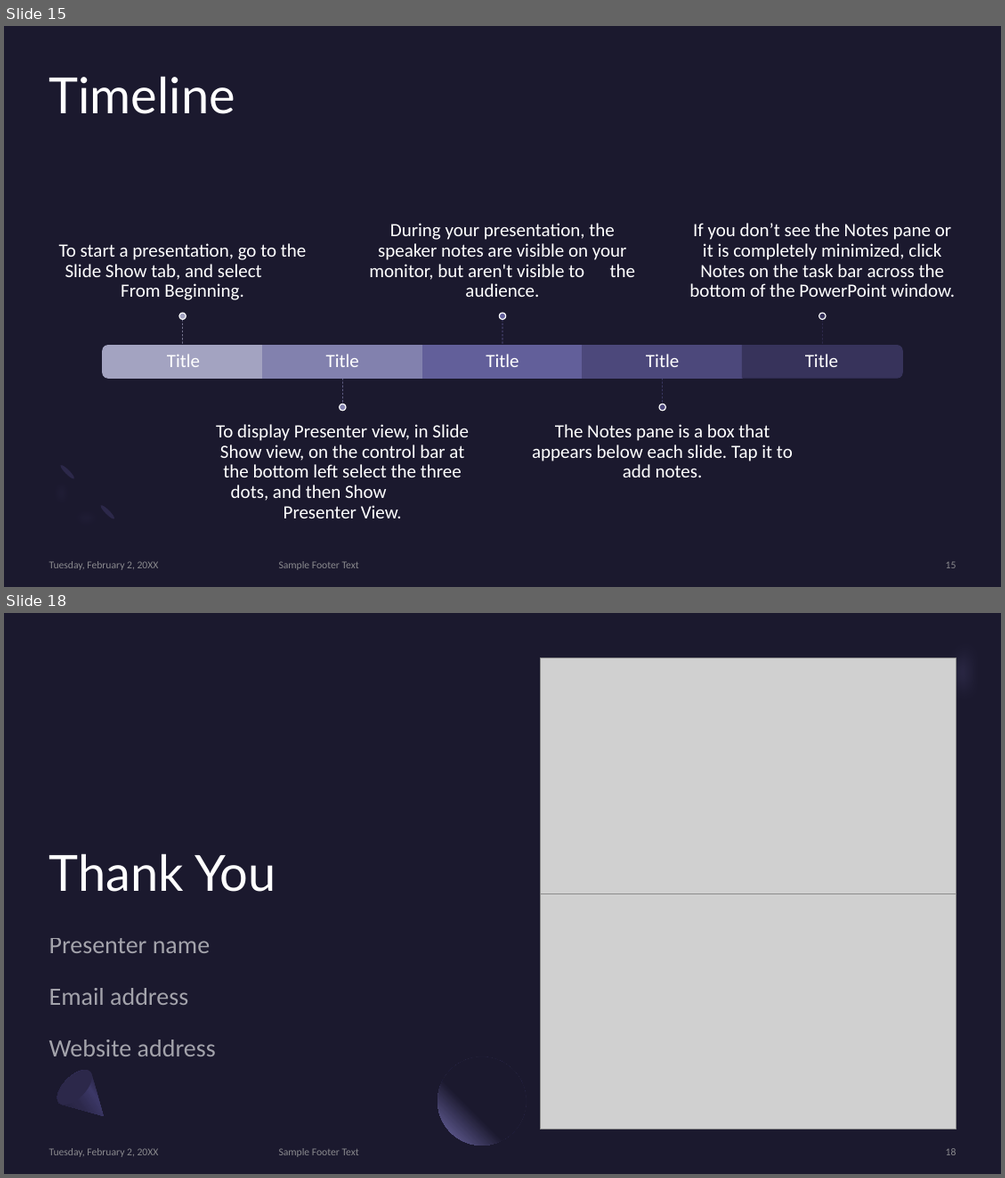
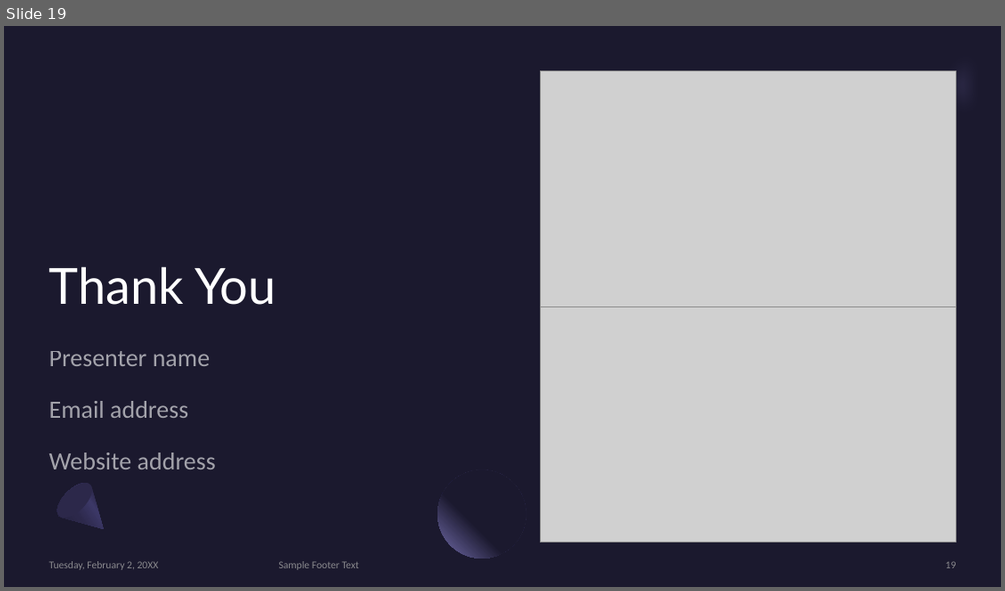
Before and after one commit to Three97/UnitTestingPresentation, a slide deck: PowerPoint/UnitTestingInCSharp.pptx. Shown one above the other, each under a label of ours: slides 15 and 18 before the commit, slide 19 after it; the slides between them are not shown. The pictures are 1005x1178 and 1005x591 pixels, drawn with LibreOffice and Linux fonts; fonts in the diff are those of the drawing; grey boxes stand for pictures. Boxes give left, top, right and bottom in pixels: in the first picture for what was removed or moved away, otherwise in the second. Text is boxed around its words. In the diff, an @@ line names an element or a change of style, - is before the commit and + after.

```diff
--- a/PowerPoint/UnitTestingInCSharp.pptx
+++ b/PowerPoint/UnitTestingInCSharp.pptx
@@ slide 15 removed at (4, 26, 1001, 587), background #1B192E @@
@@ title removed at (49, 76, 235, 114) @@
-Timeline
@@ group removed at (59, 223, 955, 518): 10 texts, 5 lines, 5 ellipses, 3 rectangles, 2 round same rects @@
-Title
-To start a presentation, go to the Slide Show tab, and select From Beginning.
-Title
-To display Presenter view, in Slide Show view, on the control bar at the bottom left select the three dots, and then Show Presenter View.
-Title
-During your presentation, the speaker notes are visible on your monitor, but aren't visible to the audience.
-Title
-The Notes pane is a box that appears below each slide. Tap it to add notes.
-Title
-If you don’t see the Notes pane or it is completely minimized, click Notes on the task bar across the bottom of the PowerPoint window.
@@ freeform shape removed at (33, 461, 117, 545) @@
@@ ellipse removed at (59, 463, 76, 480) @@
@@ ellipse removed at (98, 504, 115, 521) @@
@@ text removed at (49, 561, 159, 570) @@
-Tuesday, February 2, 20XX
@@ text removed at (279, 561, 359, 570) @@
-Sample Footer Text
@@ page number removed at (946, 561, 956, 568) @@
-15
@@ what was slide 18 is now slide 19 @@
```
Also in this commit, not shown: 8 slides changed, 6 slides added, 4 other slides removed, 1 other file.
